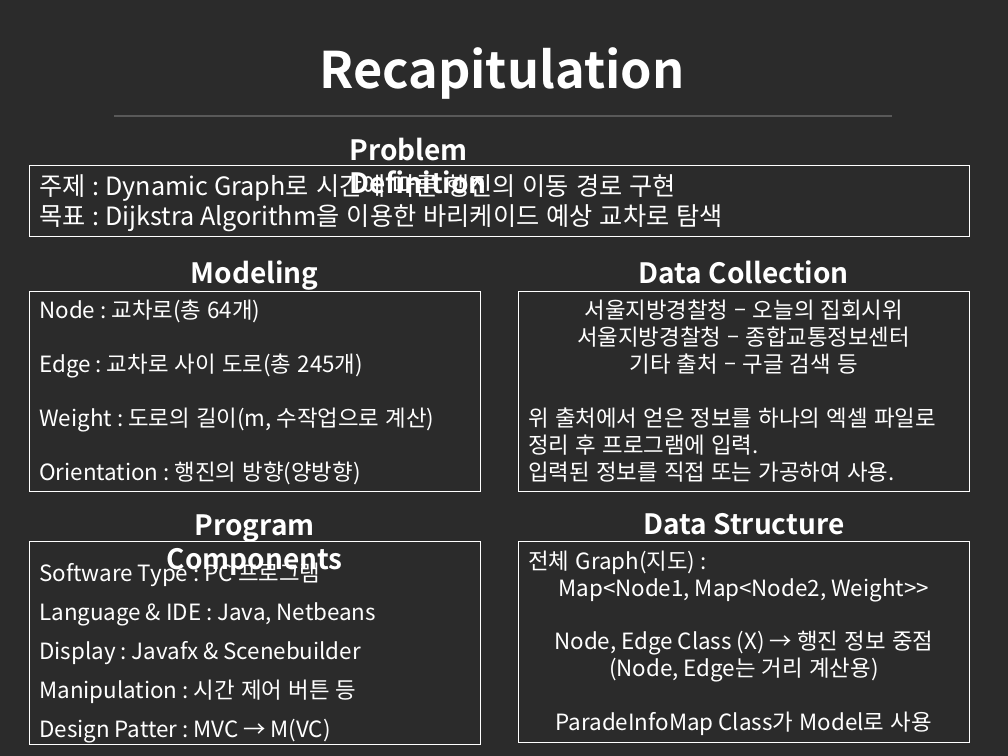
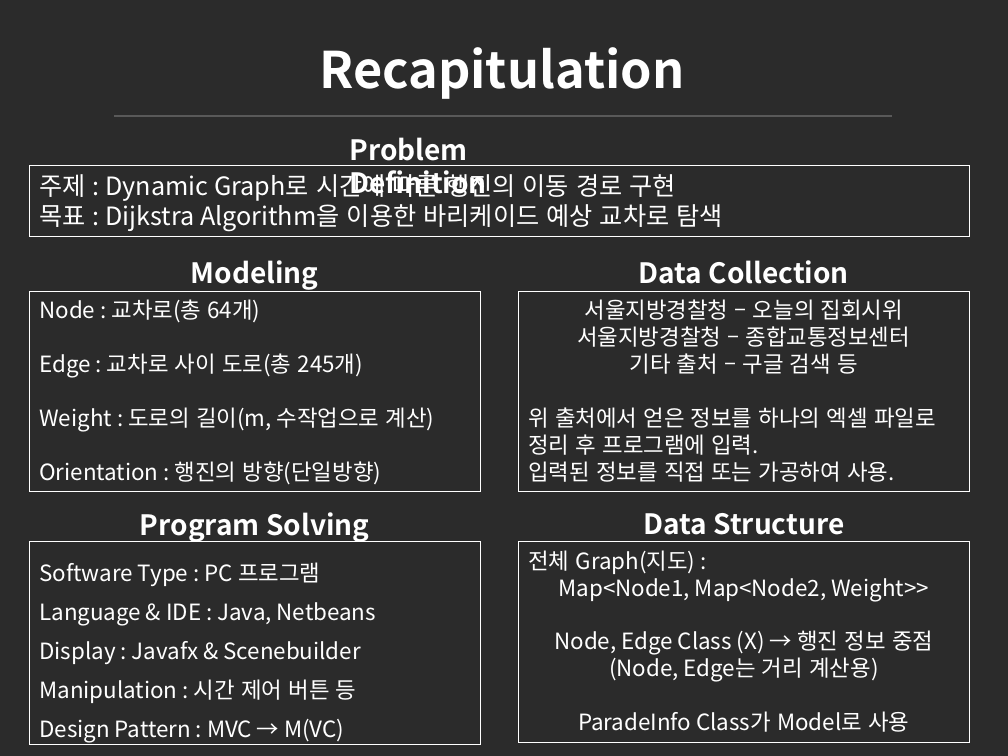
Before and after one commit to jowoni/Data-Structure-Design, a slide deck: slide 2 of #4 (FINAL)Testing & Evaluation/Testing & Evaluation.pptx. Drawn at 1008x756 pixels with LibreOffice and Linux fonts; fonts in the diff are those of the drawing; background and template pictures are left out; a plain dark background stands for a picture behind light text. Boxes give left, top, right and bottom in pixels: in the first picture for what was removed or moved away, otherwise in the second. Text is boxed around its words. In the diff, an @@ line names an element or a change of style, - is before the commit and + after.

```diff
--- a/#4 (FINAL)Testing & Evaluation/Testing & Evaluation.pptx
+++ b/#4 (FINAL)Testing & Evaluation/Testing & Evaluation.pptx
@@ text in rectangle at (39, 461, 382, 485): text changed @@
-Orientation : 행진의 방향(양방향)
+Orientation : 행진의 방향(단일방향)
@@ text at (140, 512, 369, 542): text changed @@
-Program Components
+Program Solving
@@ text in rectangle at (39, 719, 344, 742): text changed @@
-Design Patter : MVC → M(VC)
+Design Pattern : MVC → M(VC)
@@ text in rectangle at (578, 711, 909, 732): text changed @@
-ParadeInfoMap Class가 Model로 사용
+ParadeInfo Class가 Model로 사용
```
Also in this commit, not shown: 2 other slides changed.
